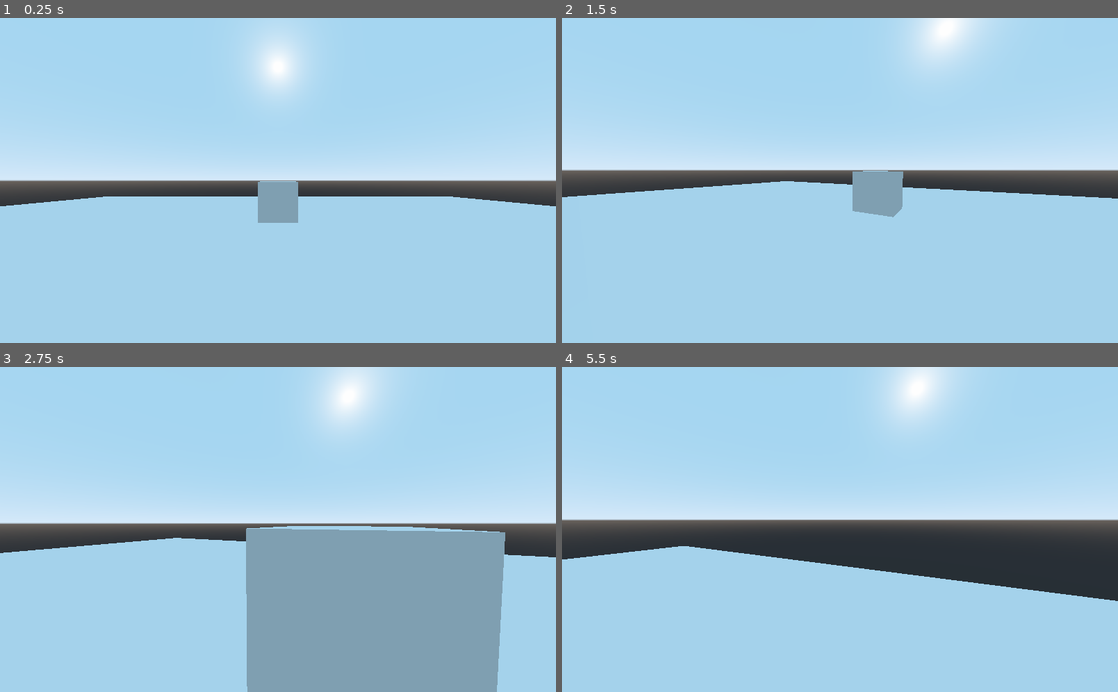
Above: before the commit, frames 1-4 (two rows, left to right).
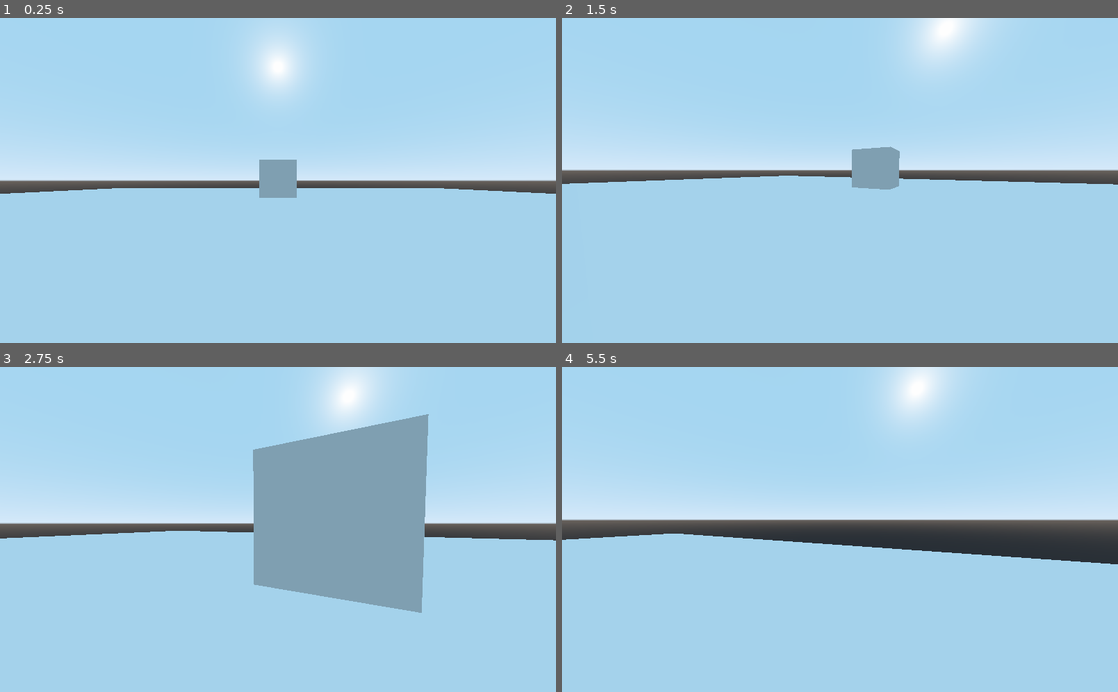
Above: after the commit, the same moments.

Repository: HenryWConklin/Total-Library
Game: Godot game, scene res://rooms/LibraryRoom.tscn
The game is run twice, just before and just after one commit, with the same random seed, the same clock (stepped at 60 frames per second) and the same inputs. The project has no main scene, so this scene is started directly.
Inputs (mouse positions are in pixels of both pictures, inside the frame that each line leads up to):
- Up to frame 1 (0.25 s): no input
- Up to frame 2 (1.5 s): tap Enter at 0.5 s; move the mouse to (962, 164) at 0.52 s; hold D (move_right) 0.53-1.28 s; click (962, 164) at 0.67 s; move the mouse to (812, 180) at 1.27 s; hold W (move_forward) from 1.28 s (still down)
- Up to frame 3 (2.75 s): keep holding W (move_forward); move the mouse to (289, 523) at 2.02 s
- Up to frame 4 (5.5 s): keep holding W (move_forward); move the mouse to (834, 536) at 2.77 s; move the mouse to (878, 532) at 3.52 s; move the mouse to (795, 526) at 4.27 s; move the mouse to (845, 529) at 5.02 s

The runs differ from the first frame. In frame 1, 3.6% of the frame differs, in the area x 0-100%, y 43-64%; in frame 2, 4.1%; in frame 3, 28%, in the area x 0-100%, y 14-100%; in frame 4, 6.9%.

Commit message:
Resize player to more realistic dimensions

Diff:
--- a/props/Player.tscn
+++ b/props/Player.tscn
@@ -3,23 +3,25 @@
 [ext_resource path="res://props/Player.gd" type="Script" id=1]
 
 [sub_resource type="CapsuleMesh" id=1]
-mid_height = 1.618
+radius = 0.5
 
 [sub_resource type="CapsuleShape" id=2]
-height = 1.62
+radius = 0.5
+height = 0.8
 
 [node name="Player" type="KinematicBody"]
 script = ExtResource( 1 )
 
 [node name="Spatial" type="MeshInstance" parent="."]
-transform = Transform( 1, 0, 0, 0, -4.37114e-08, 1, 0, -1, -4.37114e-08, 0, 1.809, 0 )
+transform = Transform( 1, 0, 0, 0, -4.37114e-08, 1, 0, -1, -4.37114e-08, 0, 1, 0 )
+visible = false
 mesh = SubResource( 1 )
 material/0 = null
 
 [node name="CollisionShape" type="CollisionShape" parent="."]
-transform = Transform( 1, 0, 0, 0, -4.37114e-08, -1, 0, 1, -4.37114e-08, 0, 1.809, 0 )
+transform = Transform( 1, 0, 0, 0, -4.37114e-08, -1, 0, 1, -4.37114e-08, 0, 0.9, 0 )
 shape = SubResource( 2 )
 
 [node name="Camera" type="Camera" parent="."]
-transform = Transform( 1, 0, 0, 0, 1, 0, 0, 0, 1, 0, 2.33261, -0.984787 )
+transform = Transform( 1, 0, 0, 0, 1, 0, 0, 0, 1, 0, 1.2, -0.4 )
 fov = 90.0
